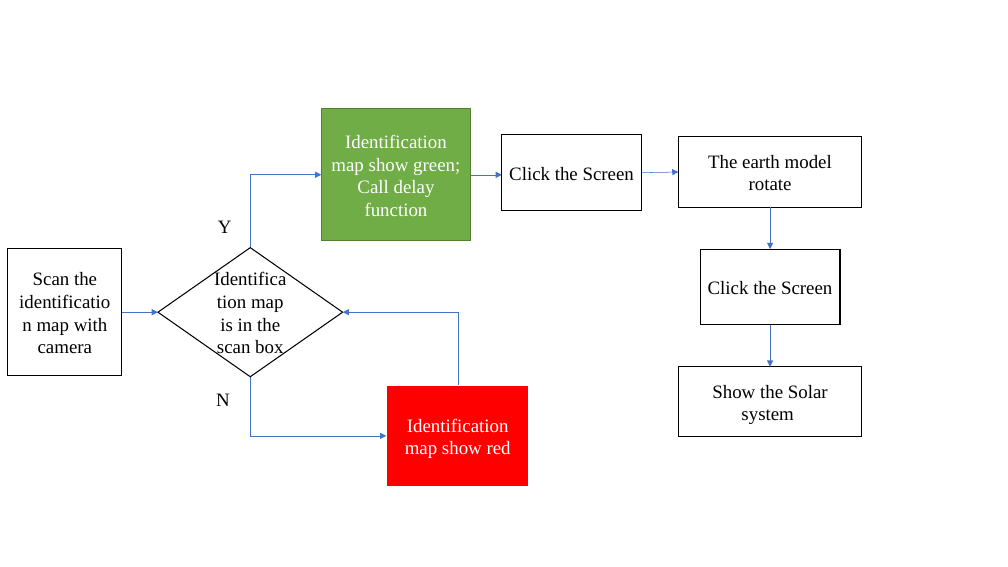
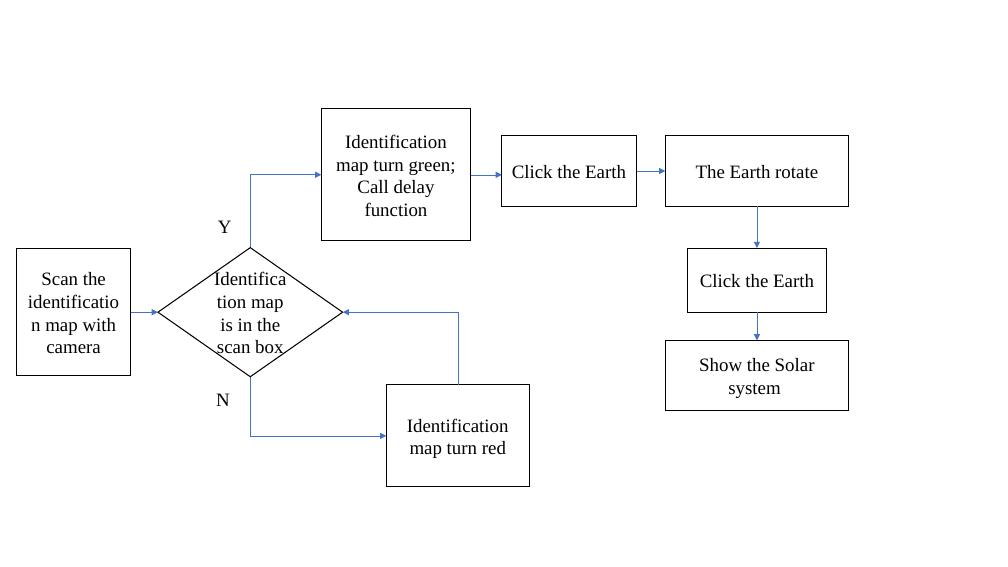
Before and after one commit to duanxiaoyun/ppaperssss, a slide deck: slide 8 of bi_ye_lun_wen/cao gao/temp files.pptx. Drawn at 1008x567 pixels with LibreOffice and Linux fonts; fonts in the diff are those of the drawing. Boxes give left, top, right and bottom in pixels: in the first picture for what was removed or moved away, otherwise in the second. Text is boxed around its words. In the diff, an @@ line names an element or a change of style, - is before the commit and + after.

```diff
--- a/bi_ye_lun_wen/cao gao/temp files.pptx
+++ b/bi_ye_lun_wen/cao gao/temp files.pptx
@@ rectangle "Identification map turn green; Call ..." at [321,109,471,241]: fill #70AD47 to #FFFFFF; outline #538035 1 pt to #000000 1 pt @@
@@ text in rectangle at [336,134,456,217]: text changed; text colour #FFFFFF to #000000 @@
-Identification map show green; Call delay function
+Identification map turn green; Call delay function
@@ rectangle "Click the Earth": place and size @@
-rectangle "Click the Earth" at [502,135,642,210]
+rectangle "Click the Earth" at [502,136,637,206]
@@ rectangle "The Earth rotate": place and size @@
-rectangle "The Earth rotate" at [678,137,861,207]
+rectangle "The Earth rotate" at [665,136,848,206]
@@ text in rectangle at [512,165,626,179]: text changed @@
-Click the Screen
+Click the Earth
@@ arrow moved from (642, 172) - (678, 172) to (637, 171) - (665, 171) @@
@@ text in rectangle at [696,165,818,178]: text changed @@
-The earth model rotate
+The Earth rotate
@@ arrow moved from (771, 207) - (771, 250) to (757, 206) - (757, 248) @@
@@ rectangle "Scan the identification map with ...": place and size @@
-rectangle "Scan the identification map with ..." at [8,249,122,376]
+rectangle "Scan the identification map with ..." at [17,249,131,376]
@@ rectangle "Click the Earth": place and size @@
-rectangle "Click the Earth" at [700,250,840,325]
+rectangle "Click the Earth" at [687,248,827,312]
@@ text in rectangle at [700,274,814,288]: text changed @@
-Click the Screen
+Click the Earth
@@ arrow moved from (122, 312) - (158, 312) to (131, 312) - (158, 312) @@
@@ arrow moved from (771, 325) - (771, 367) to (757, 312) - (757, 340) @@
@@ rectangle "Show the Solar system": place and size @@
-rectangle "Show the Solar system" at [678,367,861,437]
+rectangle "Show the Solar system" at [665,340,848,411]
@@ rectangle "Identification map turn red" at [386,385,529,487]: fill #FF0000 to #FFFFFF; outline #FFFFFF 1.5 pt to #000000 1 pt @@
@@ text in rectangle at [407,418,509,458]: text changed; text colour #FFFFFF to #000000 @@
-Identification map show red
+Identification map turn red
```
Also in this commit, not shown: 1 slide added, 2 other files.
